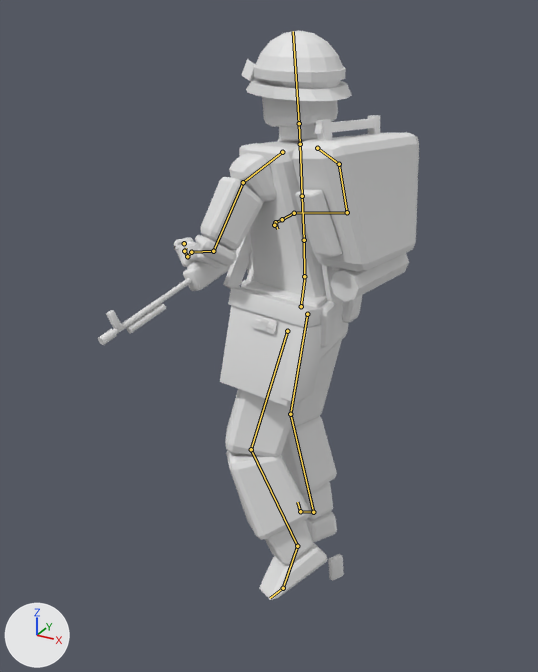
An edit to the Blender file art_source/characters/us units/unit_us_medic.blend, drawn before and after from the same camera.
Camera for both pictures: a 50 mm camera at (0.896, -1.908, 1.747) aimed at (-0.077, -0.138, 0.862). The lights are fixed; the arrows at lower left show +X, +Y and +Z. The first picture is the older version. Both versions are drawn at the pose saved in each file; the numbers are the values there. The bones that bend it are drawn over the model as lines. Materials are left out; every surface is plain grey.

In view in the first picture: 'M14_Rifle', 'US_Grunt_Rigged', 'aid_bag_strap', 'aid_cross_v', 'med_bottle', 'us_grunt_head'.
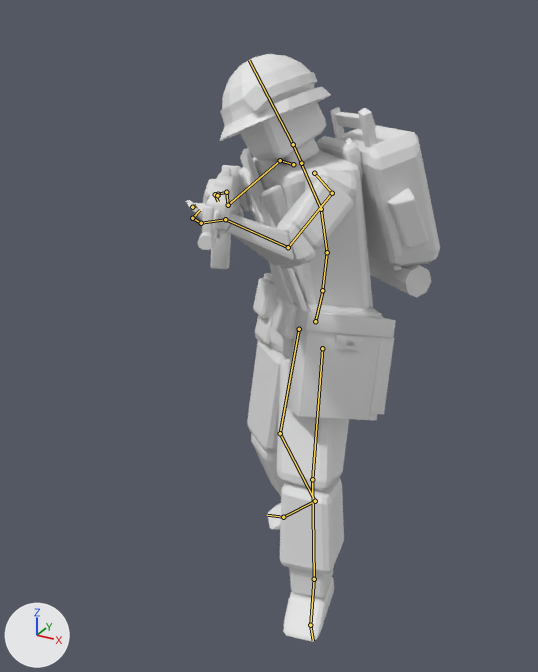
Location of each change, [x1, y1, x2, y2] in pixels of the pictures (538 x 672 px):
'US_Grunt_Rigged', posed
    before: [174, 30, 419, 600]
    after: [186, 54, 440, 642]
'aid_cross_v', posed (8% wider, 7% shorter)
    before: [220, 287, 323, 406]
    after: [285, 309, 396, 420]
'M14_Rifle', posed
    before: [98, 249, 237, 345]
    after: [197, 165, 241, 269]
'us_grunt_head', posed
    before: [262, 97, 338, 127]
    after: [239, 101, 326, 160]
'aid_bag_strap', posed
    before: [223, 138, 283, 289]
    after: [240, 148, 308, 311]
'med_bottle', posed (not visible afterwards)
    before: [328, 554, 344, 581]
bone 'mixamorig:Hips', root to tip
    before: (301, 306) to (305, 276)
    after: (315, 321) to (323, 290)
bone 'mixamorig:Spine', root to tip
    before: (304, 276) to (304, 240)
    after: (322, 290) to (327, 252)
bone 'mixamorig:Spine1', root to tip
    before: (304, 240) to (302, 196)
    after: (327, 252) to (321, 209)
bone 'mixamorig:Spine2', root to tip
    before: (302, 196) to (300, 143)
    after: (321, 209) to (301, 163)
bone 'mixamorig:Neck', root to tip
    before: (300, 144) to (299, 123)
    after: (301, 163) to (293, 144)
bone 'mixamorig:Head', root to tip
    before: (299, 123) to (293, 31)
    after: (293, 144) to (249, 60)
bone 'mixamorig:LeftShoulder', root to tip
    before: (282, 152) to (243, 182)
    after: (314, 173) to (332, 193)
bone 'mixamorig:LeftArm', root to tip
    before: (243, 182) to (213, 251)
    after: (332, 193) to (288, 247)
bone 'mixamorig:LeftForeArm', root to tip
    before: (213, 251) to (191, 252)
    after: (288, 247) to (225, 219)
bone 'mixamorig:LeftHand', root to tip
    before: (191, 252) to (187, 256)
    after: (225, 219) to (201, 223)
bone 'mixamorig:LeftHandIndex1', root to tip
    before: (187, 256) to (184, 251)
    after: (201, 223) to (192, 218)
bone 'mixamorig:RightShoulder', root to tip
    before: (317, 148) to (339, 164)
    after: (293, 164) to (280, 160)
bone 'mixamorig:RightArm', root to tip
    before: (339, 164) to (347, 212)
    after: (280, 160) to (228, 205)
bone 'mixamorig:RightForeArm', root to tip
    before: (347, 212) to (294, 213)
    after: (228, 205) to (226, 192)
bone 'mixamorig:RightHand', root to tip
    before: (294, 213) to (282, 219)
    after: (226, 192) to (218, 194)
bone 'mixamorig:RightHandIndex2', root to tip
    before: (275, 222) to (277, 229)
    after: (215, 194) to (218, 201)
bone 'mixamorig:RightHandIndex3', root to tip
    before: (274, 225) to (276, 225)
    after: (217, 195) to (219, 197)
bone 'mixamorig:LeftUpLeg', root to tip
    before: (287, 331) to (251, 449)
    after: (322, 348) to (312, 479)
bone 'mixamorig:LeftLeg', root to tip
    before: (251, 449) to (297, 546)
    after: (312, 479) to (314, 579)
bone 'mixamorig:LeftFoot', root to tip
    before: (297, 546) to (283, 588)
    after: (314, 579) to (310, 625)
bone 'mixamorig:LeftToeBase', root to tip
    before: (283, 588) to (270, 598)
    after: (310, 625) to (313, 640)
bone 'mixamorig:RightUpLeg', root to tip
    before: (307, 314) to (290, 414)
    after: (299, 329) to (280, 433)
bone 'mixamorig:RightLeg', root to tip
    before: (290, 414) to (313, 512)
    after: (280, 433) to (315, 501)
bone 'mixamorig:RightFoot', root to tip
    before: (313, 512) to (300, 511)
    after: (315, 501) to (283, 517)

The change in detail:
Bone 'mixamorig:Hips' (bone_mixamorig_hips) moves from (-7.2, -2.0, -11.7) to (0.6, -3.5, -6.1).
Bone 'mixamorig:Hips' (bone_mixamorig_hips) turns from (-27, -86, 22) to (-14, -40, 2) degrees about its own x, y and z.
Bone 'mixamorig:Spine' (bone_mixamorig_spine) turns from (8, -10, -2) to (6, 0, 0) degrees about its own x, y and z.
Bone 'mixamorig:Spine1' (bone_mixamorig_spine1) turns from (1, -6, 0) to (15, 0, -1) degrees about its own x, y and z.
Bone 'mixamorig:Spine2' (bone_mixamorig_spine2) turns from (1, -6, 1) to (16, 0, -1) degrees about its own x, y and z.
Bone 'mixamorig:Neck' (bone_mixamorig_neck) turns from (0, 4, -3) to (1, 7, 1) degrees about its own x, y and z.
Bone 'mixamorig:Head' (bone_mixamorig_head) turns from (2, -18, 1) to (-1, 22, 10) degrees about its own x, y and z.
Bone 'mixamorig:LeftShoulder' (bone_mixamorig_leftshoulder) turns from (17, 3, 15) to (-9, -35, 15) degrees about its own x, y and z.
Bone 'mixamorig:LeftArm' (bone_mixamorig_leftarm) turns from (41, 5, 3) to (54, -38, 12) degrees about its own x, y and z.
Bone 'mixamorig:LeftForeArm' (bone_mixamorig_leftforearm) turns from (0, -1, 83) to (0, -1, 64) degrees about its own x, y and z.
Bone 'mixamorig:LeftHand' (bone_mixamorig_lefthand) turns from (-23, -127, 9) to (-38, -121, 6) degrees about its own x, y and z.
Bone 'mixamorig:LeftHandIndex1' (bone_mixamorig_lefthandindex1) turns from (61, -4, -4) to (34, -1, -4) degrees about its own x, y and z.
Bone 'mixamorig:RightShoulder' (bone_mixamorig_rightshoulder) turns from (11, -5, -14) to (-7, 42, 0) degrees about its own x, y and z.
Bone 'mixamorig:RightArm' (bone_mixamorig_rightarm) turns from (44, -12, -25) to (58, 19, -69) degrees about its own x, y and z.
Bone 'mixamorig:RightForeArm' (bone_mixamorig_rightforearm) turns from (-1, 1, -101) to (-1, 1, -98) degrees about its own x, y and z.
Bone 'mixamorig:RightHand' (bone_mixamorig_righthand) turns from (33, 31, 32) to (-7, 50, 31) degrees about its own x, y and z.
Bone 'mixamorig:RightHandIndex2' (bone_mixamorig_righthandindex2) turns from (52, -31, 25) to (32, -20, 33) degrees about its own x, y and z.
Bone 'mixamorig:RightHandIndex3' (bone_mixamorig_righthandindex3) turns from (68, -29, -22) to (28, -15, -10) degrees about its own x, y and z.
Bone 'mixamorig:LeftUpLeg' (bone_mixamorig_leftupleg) turns from (4, -29, 17) to (-1, -47, 17) degrees about its own x, y and z.
Bone 'mixamorig:LeftLeg' (bone_mixamorig_leftleg) turns from (-39, -7, 3) to (-19, -1, -1) degrees about its own x, y and z.
Bone 'mixamorig:LeftFoot' (bone_mixamorig_leftfoot) turns from (-9, -6, 9) to (-3, -2, 1) degrees about its own x, y and z.
Bone 'mixamorig:LeftToeBase' (bone_mixamorig_lefttoebase) turns from (17, -9, -8) to (0, 0, 0) degrees about its own x, y and z.
Bone 'mixamorig:RightUpLeg' (bone_mixamorig_rightupleg) turns from (4, 22, 1) to (-5, -6, -5) degrees about its own x, y and z.
Bone 'mixamorig:RightLeg' (bone_mixamorig_rightleg) turns from (-26, -1, -3) to (-31, 1, 1) degrees about its own x, y and z.
Bone 'mixamorig:RightFoot' (bone_mixamorig_rightfoot) turns from (14, 12, -8) to (20, 18, -5) degrees about its own x, y and z.
